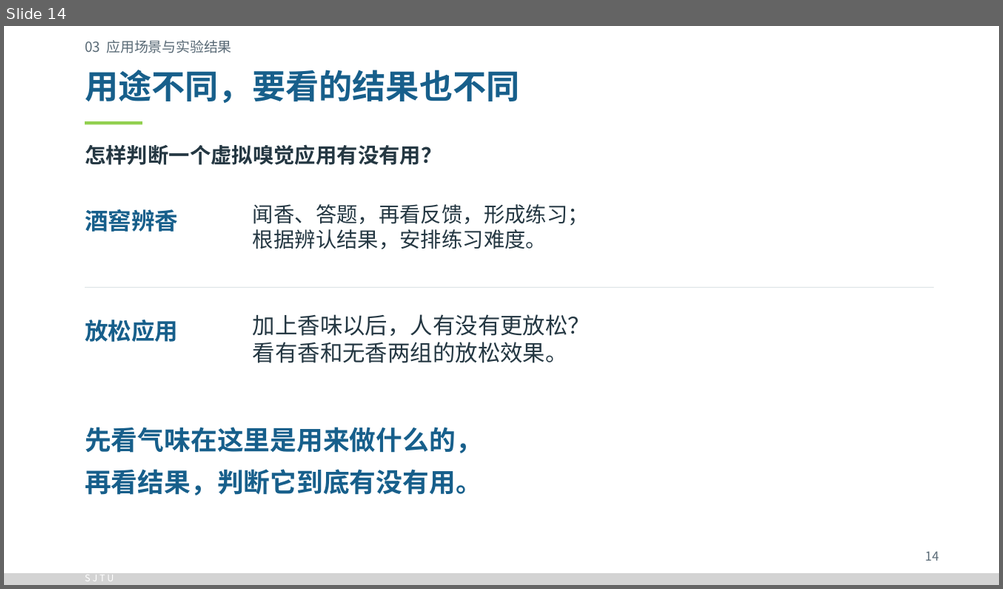
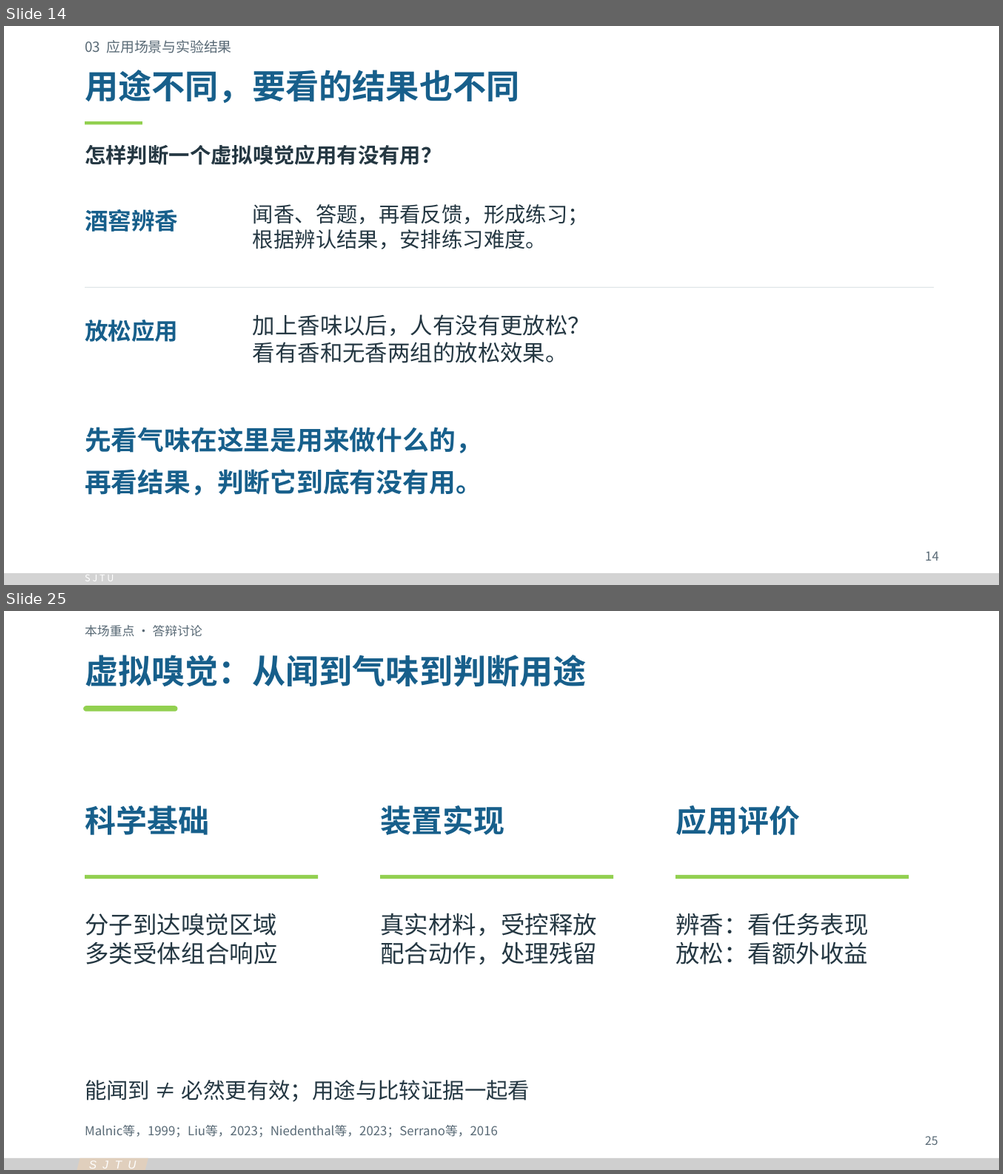
Before and after one commit to Cyh29hao/sjtu-olfaction-vr-2026, a slide deck: release/v3/olfaction-vr-v3.pptx. Shown one above the other, each under a label of ours: slide 14 before the commit, slides 14 and 25 after it; the slides between them are not shown. The pictures are 1003x589 and 1003x1174 pixels, drawn with LibreOffice and Linux fonts; fonts in the diff are those of the drawing. Boxes give left, top, right and bottom in pixels: in the first picture for what was removed or moved away, otherwise in the second. Text is boxed around its words. In the diff, an @@ line names an element or a change of style, - is before the commit and + after.

```diff
--- a/release/v3/olfaction-vr-v3.pptx
+++ b/release/v3/olfaction-vr-v3.pptx
@@ slide 25 added at [4,611,999,1170], background #FFFFFF @@
@@ text added at [85,625,202,637], 12 pt, text #586975 @@
+本场重点 · 答辩讨论
@@ text added at [85,655,586,686], 32.2 pt, text #175F8B, bold @@
+虚拟嗅觉：从闻到气味到判断用途
@@ round same rect added at [83,706,177,711], fill #92D050 @@
@@ text added at [85,806,209,835], 30 pt, text #175F8B, bold @@
+科学基础
@@ text added at [380,806,504,835], 30 pt, text #175F8B, bold @@
+装置实现
@@ text added at [675,806,800,835], 30 pt, text #175F8B, bold @@
+应用评价
@@ rectangle added at [85,875,317,879], fill #92D050 @@
@@ rectangle added at [380,875,613,879], fill #92D050 @@
@@ rectangle added at [675,875,908,879], fill #92D050 @@
@@ text added at [85,913,278,965], 23.2 pt, text #243742 @@
+分子到达嗅觉区域
+多类受体组合响应
@@ text added at [380,913,597,965], 23.2 pt, text #243742 @@
+真实材料，受控释放
+配合动作，处理残留
@@ text added at [675,913,868,965], 23.2 pt, text #243742 @@
+辨香：看任务表现
+放松：看额外收益
@@ text added at [85,1080,529,1102], 21 pt, text #243742 @@
+能闻到 ≠ 必然更有效；用途与比较证据一起看
@@ text added at [85,1125,498,1138], 12 pt, text #586975 @@
+Malnic等，1999；Liu等，2023；Niedenthal等，2023；Serrano等，2016
@@ text added at [925,1136,938,1145], 11.2 pt, text #586975 @@
+25
@@ snip rect added at [4,1159,999,1170], fill #BFBFBF at 75% opacity @@
@@ parallelogram added at [77,1159,148,1170], fill #E0CFBD @@
@@ text added at [82,1155,151,1170], 11 pt, text #FFFFFF, italic @@
+SJTU
```
Also in this commit, not shown: 12 slides changed, 1 slide removed, 33 other files.
